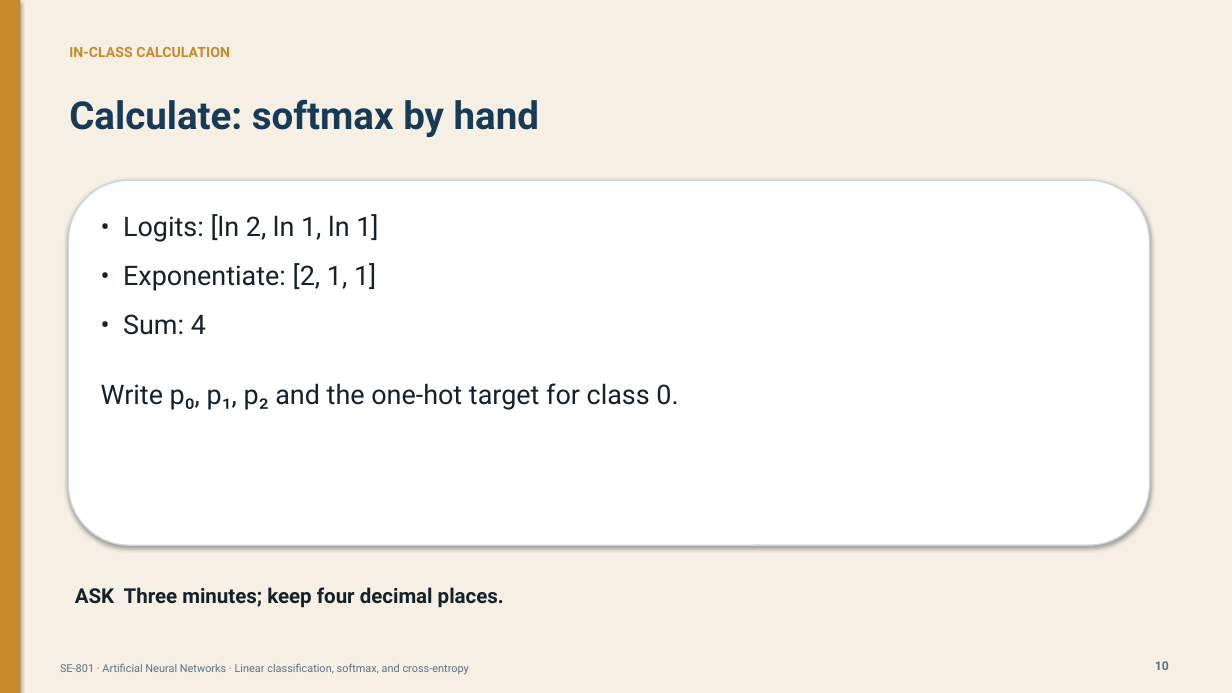
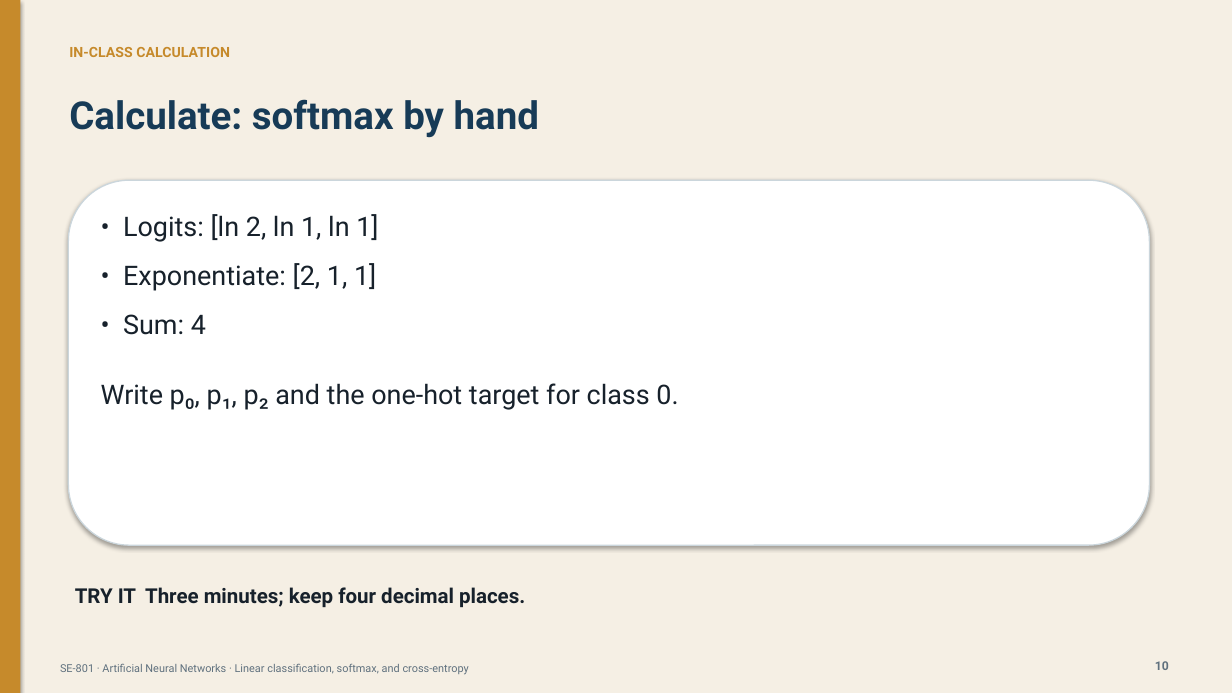
Before and after one commit to DrFarrukh/teaching, a slide deck: slide 10 of courses/artificial-neural-networks/lectures/lecture-04/slides.pptx. Drawn at 1232x693 pixels with LibreOffice and Linux fonts; fonts in the diff are those of the drawing. Boxes give left, top, right and bottom in pixels: in the first picture for what was removed or moved away, otherwise in the second. Text is boxed around its words. In the diff, an @@ line names an element or a change of style, - is before the commit and + after.

```diff
--- a/courses/artificial-neural-networks/lectures/lecture-04/slides.pptx
+++ b/courses/artificial-neural-networks/lectures/lecture-04/slides.pptx
@@ text at [75,587,525,607]: text changed @@
-ASK Three minutes; keep four decimal places.
+TRY IT Three minutes; keep four decimal places.
```
Also in this commit, not shown: 7 other slides changed.
